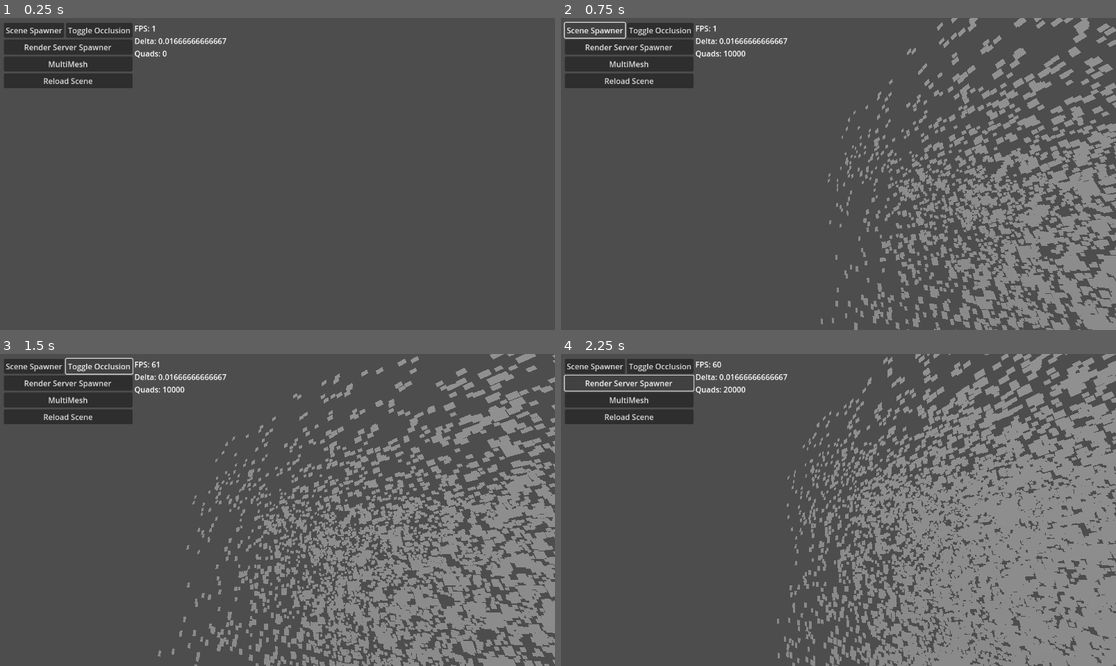
Above: before the commit, frames 1-4 (two rows, left to right).
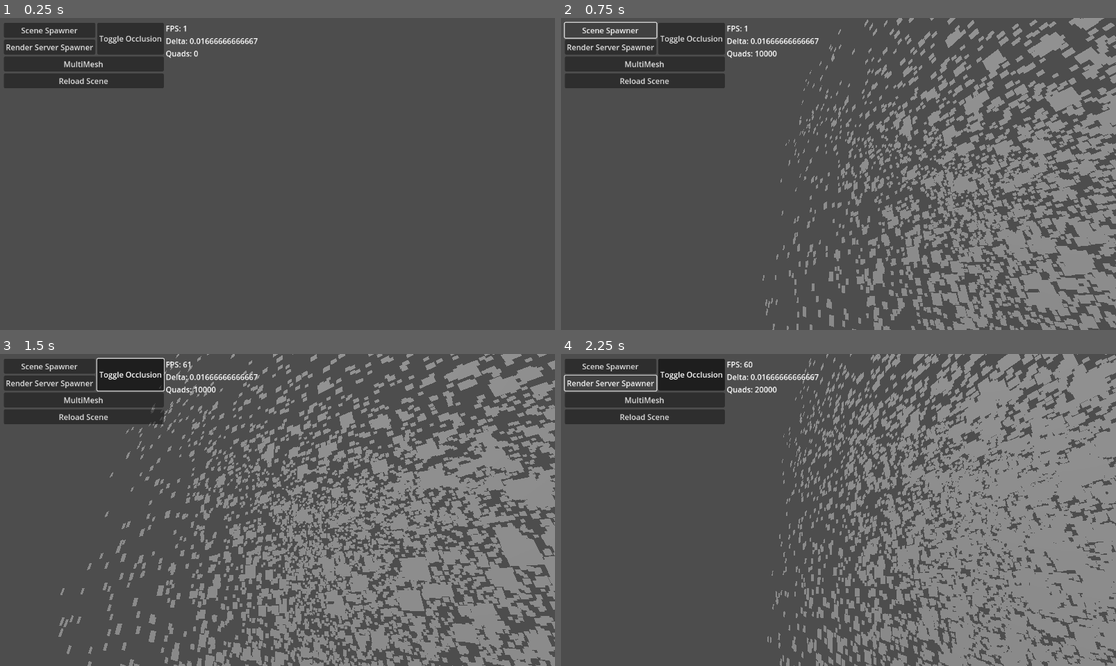
Above: after the commit, the same moments.

Repository: WickerBaskett/CS686-Benchmark
Game: Godot game, scene res://scenes/spawner.tscn
The game is run twice, just before and just after one commit, with the same random seed, the same clock (stepped at 60 frames per second) and the same inputs.
Inputs:
- Up to frame 1 (0.25 s): no input
- Up to frame 2 (0.75 s): click "Scene Spawner" at 0.5 s
- Up to frame 3 (1.5 s): click "Toggle Occlusion" at 1.25 s
- Up to frame 4 (2.25 s): click "Render Server Spawner" at 2 s

The runs differ from the first frame. In frame 1, 2.2% of the frame differs, in the area x 1-47%, y 1-23%; in frame 2, 24%; in frame 3, 31%, in the area x 1-100%, y 0-100%; in frame 4, 24%.

Commit message:
Final work before presentation

Diff:
--- a/project.godot
+++ b/project.godot
@@ -38,11 +38,6 @@
 , Object(InputEventKey,"resource_local_to_scene":false,"resource_name":"","device":0,"window_id":0,"alt_pressed":false, …(185 unchanged characters)…
 ]
 }
-debug_toggle={
-"deadzone": 0.5,
-"events": [Object(InputEventKey,"resource_local_to_scene":false,"resource_name":"","device":-1,"window_id":0,"alt_pressed":false,"shift_pressed":false,"ctrl_pressed":false,"meta_pressed":false,"pressed":false,"keycode":0,"physical_keycode":4194306,"key_label":0,"unicode":0,"location":0,"echo":false,"script":null)
-]
-}
 menu_toggle={
 "deadzone": 0.5,
 "events": [Object(InputEventKey,"resource_local_to_scene":false,"resource_name":"","device":-1,"window_id":0,"alt_press …(195 unchanged characters)…
@@ -78,7 +73,28 @@
 "events": [Object(InputEventKey,"resource_local_to_scene":false,"resource_name":"","device":-1,"window_id":0,"alt_press …(195 unchanged characters)…
 ]
 }
+debug_default={
+"deadzone": 0.5,
+"events": [Object(InputEventKey,"resource_local_to_scene":false,"resource_name":"","device":-1,"window_id":0,"alt_pressed":false,"shift_pressed":false,"ctrl_pressed":false,"meta_pressed":false,"pressed":false,"keycode":0,"physical_keycode":49,"key_label":0,"unicode":49,"location":0,"echo":false,"script":null)
+]
+}
+debug_overdraw={
+"deadzone": 0.5,
+"events": [Object(InputEventKey,"resource_local_to_scene":false,"resource_name":"","device":-1,"window_id":0,"alt_pressed":false,"shift_pressed":false,"ctrl_pressed":false,"meta_pressed":false,"pressed":false,"keycode":0,"physical_keycode":50,"key_label":0,"unicode":50,"location":0,"echo":false,"script":null)
+]
+}
+debug_occluder={
+"deadzone": 0.5,
+"events": [Object(InputEventKey,"resource_local_to_scene":false,"resource_name":"","device":-1,"window_id":0,"alt_pressed":false,"shift_pressed":false,"ctrl_pressed":false,"meta_pressed":false,"pressed":false,"keycode":0,"physical_keycode":51,"key_label":0,"unicode":51,"location":0,"echo":false,"script":null)
+]
+}
+debug_normal={
+"deadzone": 0.5,
+"events": [Object(InputEventKey,"resource_local_to_scene":false,"resource_name":"","device":-1,"window_id":0,"alt_pressed":false,"shift_pressed":false,"ctrl_pressed":false,"meta_pressed":false,"pressed":false,"keycode":0,"physical_keycode":52,"key_label":0,"unicode":52,"location":0,"echo":false,"script":null)
+]
+}
 
 [rendering]
 
+occlusion_culling/jitter_projection=false
 occlusion_culling/use_occlusion_culling=true
--- /dev/null
+++ b/scenes/deformed_sphere.tscn
@@ -0,0 +1,8 @@
+[gd_scene load_steps=2 format=3 uid="uid://dinhkrhbd22my"]
+
+[ext_resource type="ArrayMesh" uid="uid://cntufxh1cm8ud" path="res://assets/deformed_sphere.obj" id="1_0ntqy"]
+
+[node name="Node3D" type="Node3D"]
+
+[node name="DeformedSphere" type="MeshInstance3D" parent="."]
+mesh = ExtResource("1_0ntqy")
--- a/scenes/spawner.tscn
+++ b/scenes/spawner.tscn
@@ -7,7 +7,6 @@
 [ext_resource type="PackedScene" uid="uid://053s2lglhu7a" path="res://scenes/moveable_camera.tscn" id="5_n13mw"]
 
 [node name="Controller" type="Node3D"]
-transform = Transform3D(1, 0, 0, 0, 1, 0, 0, 0, 1, 0, 9.41799, 12.3326)
 script = ExtResource("1_bv5w3")
 
 [node name="UserInterface" type="Node" parent="."]
@@ -28,18 +27,22 @@
 [node name="HBoxContainer" type="HBoxContainer" parent="UserInterface/BoxContainer/GridContainer"]
 layout_mode = 2
 
-[node name="StartSPawner" type="Button" parent="UserInterface/BoxContainer/GridContainer/HBoxContainer"]
+[node name="VBoxContainer" type="VBoxContainer" parent="UserInterface/BoxContainer/GridContainer/HBoxContainer"]
+layout_mode = 2
+
+[node name="StartSPawner" type="Button" parent="UserInterface/BoxContainer/GridContainer/HBoxContainer/VBoxContainer"]
 layout_mode = 2
 text = "Scene Spawner"
 
-[node name="ToggleOC" type="Button" parent="UserInterface/BoxContainer/GridContainer/HBoxContainer"]
-layout_mode = 2
-text = "Toggle Occlusion"
-
-[node name="StartRenderServerQuads" type="Button" parent="UserInterface/BoxContainer/GridContainer"]
+[node name="StartRenderServerQuads" type="Button" parent="UserInterface/BoxContainer/GridContainer/HBoxContainer/VBoxContainer"]
 layout_mode = 2
 text = "Render Server Spawner
 "
+
+[node name="ToggleOC" type="Button" parent="UserInterface/BoxContainer/GridContainer/HBoxContainer"]
+layout_mode = 2
+toggle_mode = true
+text = "Toggle Occlusion"
 
 [node name="StartMult" type="Button" parent="UserInterface/BoxContainer/GridContainer"]
 layout_mode = 2
@@ -69,9 +72,10 @@
 [node name="DirectionalLight3D" type="DirectionalLight3D" parent="."]
 transform = Transform3D(1, 0, 0, 0, 0.850701, 0.52565, 0, -0.52565, 0.850701, 0, 5.70716, 14.2109)
 
-[connection signal="pressed" from="UserInterface/BoxContainer/GridContainer/HBoxContainer/StartSPawner" to="QuadSpawner" method="_on_start_s_pawner_pressed"]
+[connection signal="pressed" from="UserInterface/BoxContainer/GridContainer/HBoxContainer/VBoxContainer/StartSPawner" to="QuadSpawner" method="_on_start_s_pawner_pressed"]
+[connection signal="pressed" from="UserInterface/BoxContainer/GridContainer/HBoxContainer/VBoxContainer/StartRenderServerQuads" to="RenderServerDemo" method="_on_start_render_server_quads_pressed"]
+[connection signal="pressed" from="UserInterface/BoxContainer/GridContainer/HBoxContainer/ToggleOC" to="RenderServerDemo" method="_on_toggle_oc_pressed"]
 [connection signal="pressed" from="UserInterface/BoxContainer/GridContainer/HBoxContainer/ToggleOC" to="QuadSpawner" method="_on_toggle_oc_pressed"]
-[connection signal="pressed" from="UserInterface/BoxContainer/GridContainer/StartRenderServerQuads" to="RenderServerDemo" method="_on_start_render_server_quads_pressed"]
 [connection signal="pressed" from="UserInterface/BoxContainer/GridContainer/StartMult" to="." method="_on_start_mult_pressed"]
 [connection signal="pressed" from="UserInterface/BoxContainer/GridContainer/StartMult" to="UserInterface/BoxContainer/Label" method="_on_start_mult_pressed"]
 [connection signal="pressed" from="UserInterface/BoxContainer/GridContainer/Reload" to="." method="_on_reload_pressed"]
--- a/scripts/controller.gd
+++ b/scripts/controller.gd
@@ -3,7 +3,6 @@
 const MULTI_MESH := preload("res://scenes/multi_mesh.tscn")
 var mult_mesh: Node
 var mult_is_child : bool = false
-var debug_mode: int = 0
 var paused : bool = false
 
 func _ready() -> void:
@@ -12,16 +11,17 @@
 
 
 func _input(event: InputEvent) -> void:
-	if event.is_action_pressed("debug_toggle"):
-		if (debug_mode == 0):
-			get_viewport().set_debug_draw(Viewport.DEBUG_DRAW_DISABLED)
-			debug_mode += 1
-		elif (debug_mode == 1):
-			get_viewport().set_debug_draw(Viewport.DEBUG_DRAW_OVERDRAW)
-			debug_mode += 1
-		else:
-			get_viewport().set_debug_draw(Viewport.DEBUG_DRAW_OCCLUDERS)
-			debug_mode = 0
+	# Toggle between different viewports
+	if event.is_action_pressed("debug_default"):
+		get_viewport().set_debug_draw(Viewport.DEBUG_DRAW_DISABLED)
+	elif event.is_action_pressed("debug_overdraw"):
+		get_viewport().set_debug_draw(Viewport.DEBUG_DRAW_OVERDRAW)
+	elif event.is_action_pressed("debug_occluder"):
+		get_viewport().set_debug_draw(Viewport.DEBUG_DRAW_OCCLUDERS)
+	elif event.is_action_pressed("debug_normal"):
+		get_viewport().set_debug_draw(Viewport.DEBUG_DRAW_NORMAL_BUFFER)
+
+	# Toggle between rotating camera and interacting with UI
 	elif event.is_action_pressed("menu_toggle"):
 		if !paused:
 			Input.mouse_mode = Input.MOUSE_MODE_VISIBLE
@@ -31,9 +31,9 @@
 			paused = false
 
 func _on_reload_pressed() -> void:
-	var _unused = get_tree().reload_current_scene()
+	get_tree().reload_current_scene()
 
-
+# Add and remove the multimesh from the scene
 func _on_start_mult_pressed() -> void:
 	if not mult_is_child:
 		add_child(mult_mesh)
--- a/scripts/label.gd
+++ b/scripts/label.gd
@@ -1,7 +1,6 @@
 extends Label
 
 var quads : int
-var last_60_fps : int
 var mult_visible : bool = false
 
 # Called every frame. 'delta' is the elapsed time since the previous frame.
@@ -17,7 +16,6 @@
 func _on_node_3d_render_server_quad_spawned() -> void:
 	quads += 1
 
-
 func _on_start_mult_pressed() -> void:
 	if !mult_visible:
 		quads += 3000000
--- a/scripts/render_server_demo.gd
+++ b/scripts/render_server_demo.gd
@@ -1,12 +1,13 @@
 extends Node3D
 
-@export var oc_scale: float = 20.0
+@export var oc_scale: float = 2.5
 
 @onready var quad = QuadMesh.new()
 var mesh_array: Array
 var occluder_array: Array
 var instance_array: Array
 
+var occluding: bool = false
 var start: bool = false
 
 signal render_server_quad_spawned
@@ -42,36 +43,46 @@
 			###################################
 			# Create an Occluder for the mesh #
 			###################################
+			if occluding:
+				# Create an array of the vertexes of a square mesh at pos
+				var vert_array: Array
+				# Top Right       | Index 0
+				vert_array.push_back(Vector3((pos.x + oc_scale), (pos.y + oc_scale), pos.z))
+				# Bottom Right    | Index 1
+				vert_array.push_back(Vector3((pos.x + oc_scale), (pos.y - oc_scale), pos.z))
+				# Bottom Left     | Index 2
+				vert_array.push_back(Vector3((pos.x - oc_scale), (pos.y - oc_scale), pos.z))
+				# Top Left        | Index 3
+				vert_array.push_back(Vector3((pos.x - oc_scale), (pos.y + oc_scale), pos.z))
 
-			# Create an array of the vertexes of a square mesh at pos
-			var vert_array: Array
-			# Top Right       | Index 0
-			vert_array.push_back(Vector3((pos.x + oc_scale), (pos.y + oc_scale), pos.z))
-			# Bottom Right    | Index 1
-			vert_array.push_back(Vector3((pos.x + oc_scale), (pos.y - oc_scale), pos.z))
-			# Bottom Left     | Index 2
-			vert_array.push_back(Vector3((pos.x - oc_scale), (pos.y - oc_scale), pos.z))
-			# Top Left        | Index 3
-			vert_array.push_back(Vector3((pos.x - oc_scale), (pos.y + oc_scale), pos.z))
+				# Set up the vertex and index buffer
+				var vertices := PackedVector3Array(vert_array)
+				var indices := PackedInt32Array([0,1,2,0,2,3])
 
-			# Set up the vertex and index buffer
-			var vertices := PackedVector3Array(vert_array)
-			var indices := PackedInt32Array([0,1,2,0,2,3])
+				# Create the occluder with proper above dimensions
+				occluder_array.push_back(RenderingServer.occluder_create())
+				RenderingServer.occluder_set_mesh(occluder_array.back(), vertices, indices)
 
-			# Create the occluder with proper above dimensions
-			occluder_array.push_back(RenderingServer.occluder_create())
-			RenderingServer.occluder_set_mesh(occluder_array.back(), vertices, indices)
+				# Create an instance and set the base the new occluder and the scenario to the world_3d
+				var oc_instance = RenderingServer.instance_create2(occluder_array.back(), scenario)
 
-			# Create an instance and set the base the new occluder and the scenario to the world_3d
-			var oc_instance = RenderingServer.instance_create2(occluder_array.back(), scenario)
-
-			# Store instance array to free later
-			instance_array.push_back(oc_instance)
+				# Store instance array to free later
+				instance_array.push_back(oc_instance)
 
 			emit_signal("render_server_quad_spawned")
 
 # Free all RIDs on reload
 func _on_reload_pressed() -> void:
+	# Free RIDs on RenderingServer
+#	for mesh_rid in mesh_array:
+#		RenderingServer.free_rid(mesh_rid)
+#	for instance_rid in instance_array:
+#		RenderingServer.free_rid(instance_rid)
+#	for occluder_rid in occluder_array:
+#		RenderingServer.free_rid(occluder_rid)
+
+	# The RIDs we have stored no longer mean anything
+	#   so we discard them
 	mesh_array.clear()
 	instance_array.clear()
 	occluder_array.clear()
@@ -79,3 +90,7 @@
 
 func _on_start_render_server_quads_pressed() -> void:
 	start = !start
+
+
+func _on_toggle_oc_pressed() -> void:
+	occluding = !occluding
Not shown, added: assets/deformed_sphere.mtl
Not shown, added: assets/deformed_sphere.obj
Not shown, added: assets/deformed_sphere.obj.import
